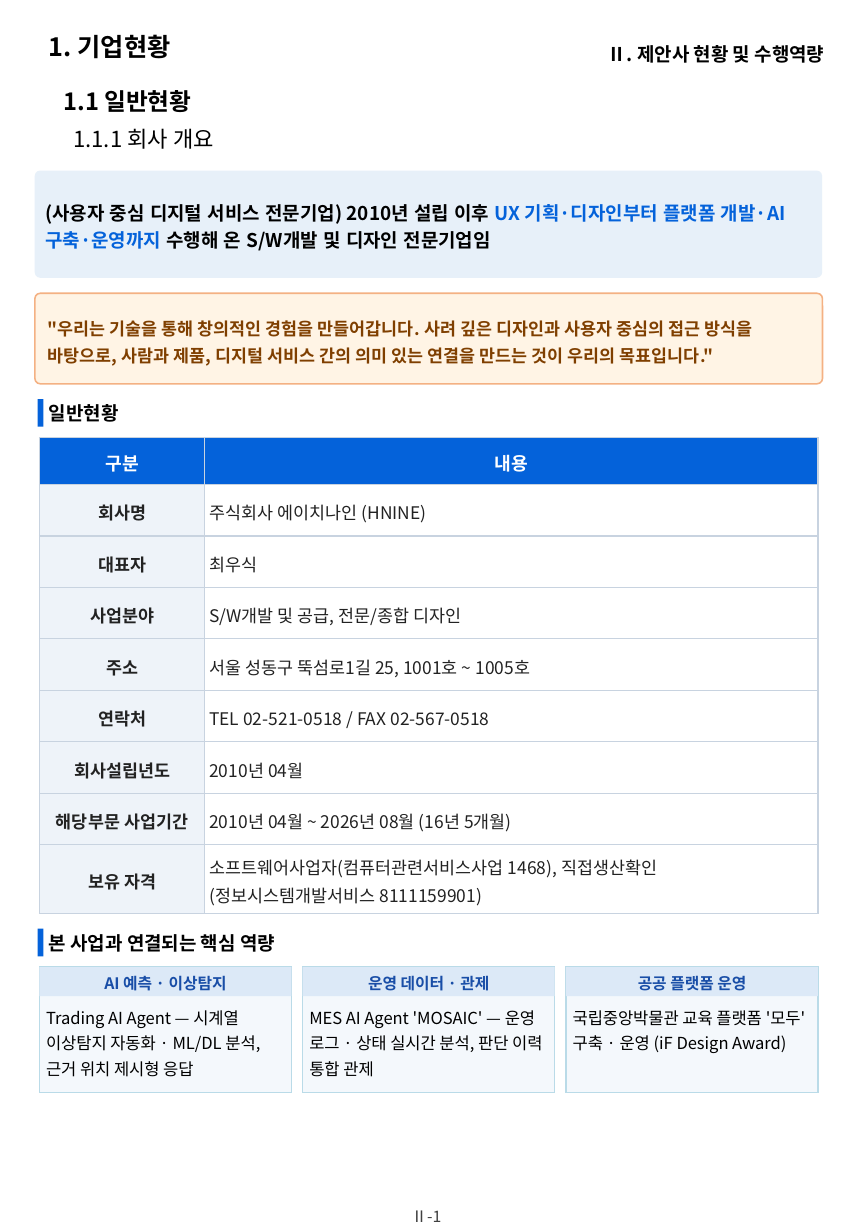
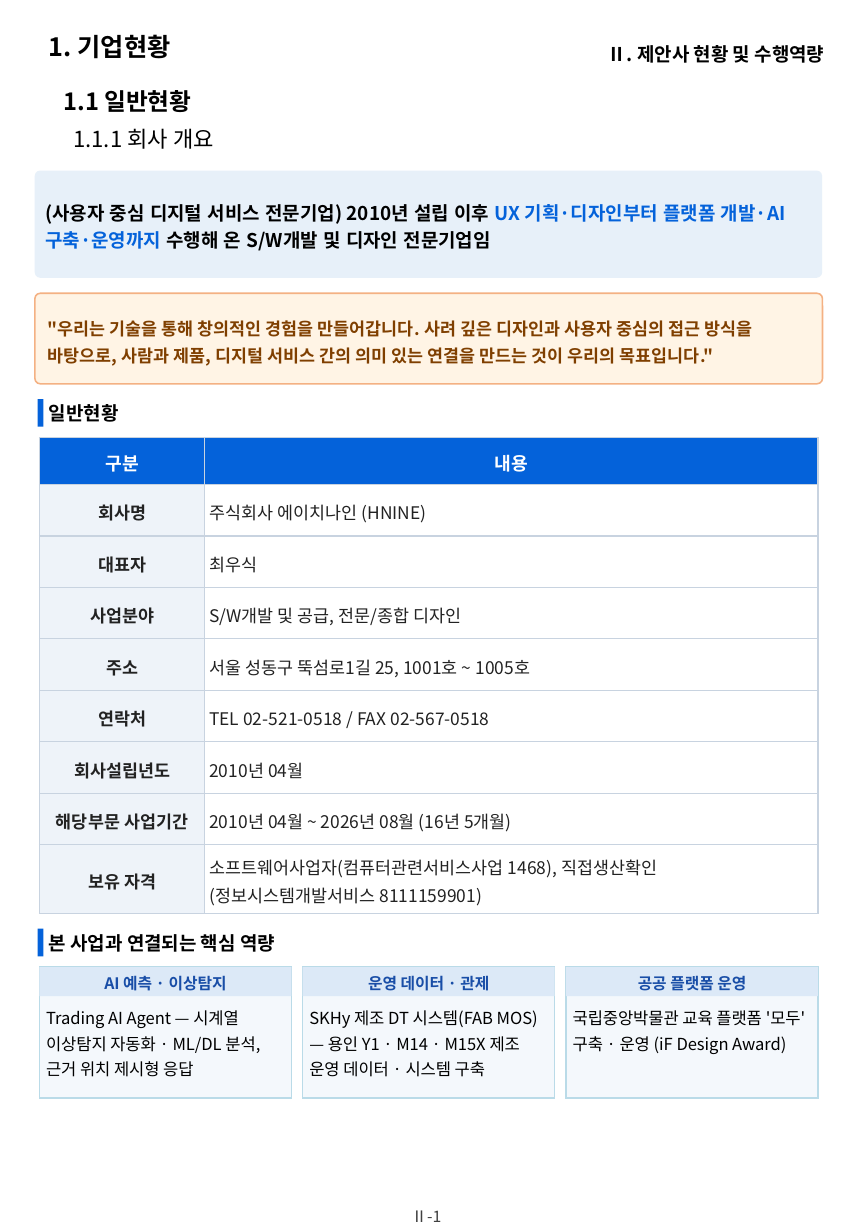
Before and after one commit to hwangsteeve-tech/hbjw, a slide deck: slide 7 of proposals/2026-11_dsit-parking-ai/dsit_proposal.pptx. Drawn at 853x1232 pixels with LibreOffice and Linux fonts; fonts in the diff are those of the drawing; background and template pictures are left out. Boxes give left, top, right and bottom in pixels: in the first picture for what was removed or moved away, otherwise in the second. Text is boxed around its words. In the diff, an @@ line names an element or a change of style, - is before the commit and + after.

```diff
--- a/proposals/2026-11_dsit-parking-ai/dsit_proposal.pptx
+++ b/proposals/2026-11_dsit-parking-ai/dsit_proposal.pptx
@@ rectangle: place and size @@
-rectangle at (40, 967, 292, 1092)
+rectangle at (40, 967, 292, 1098)
@@ rectangle: place and size @@
-rectangle at (303, 967, 555, 1092)
+rectangle at (303, 967, 555, 1098)
@@ rectangle: place and size @@
-rectangle at (566, 967, 819, 1092)
+rectangle at (566, 967, 819, 1098)
@@ text at (309, 1010, 538, 1077): text changed @@
-MES AI Agent 'MOSAIC' — 운영 로그 · 상태 실시간 분석, 판단 이력 통합 관제
+SKHy 제조 DT 시스템(FAB MOS) — 용인 Y1 · M14 · M15X 제조 운영 데이터 · 시스템 구축
```
Also in this commit, not shown: 2 other slides changed, 1 other file.
